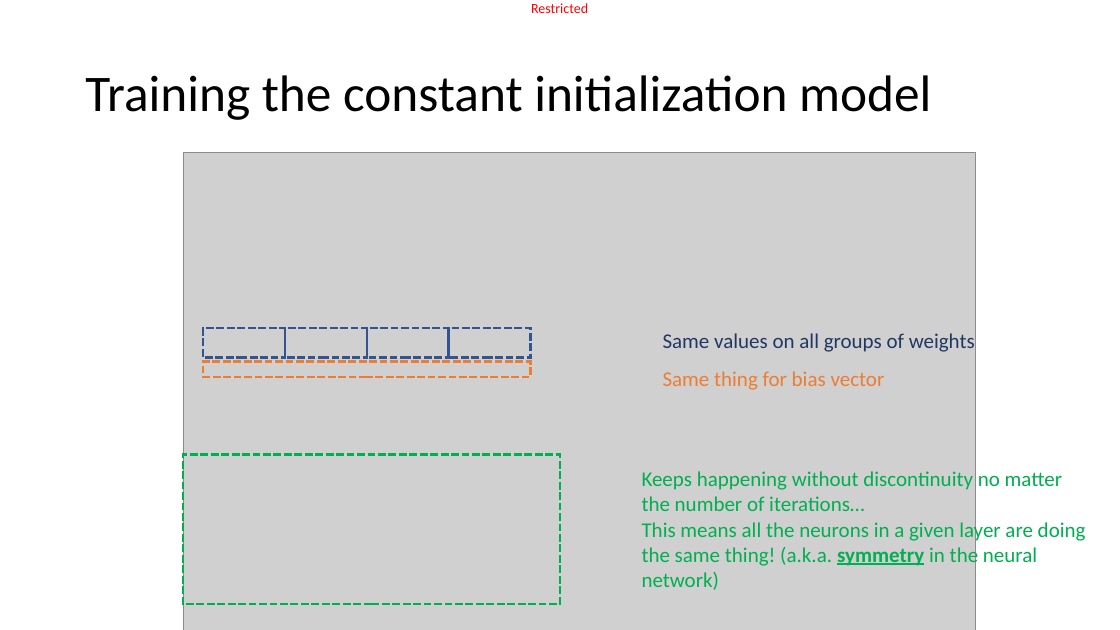
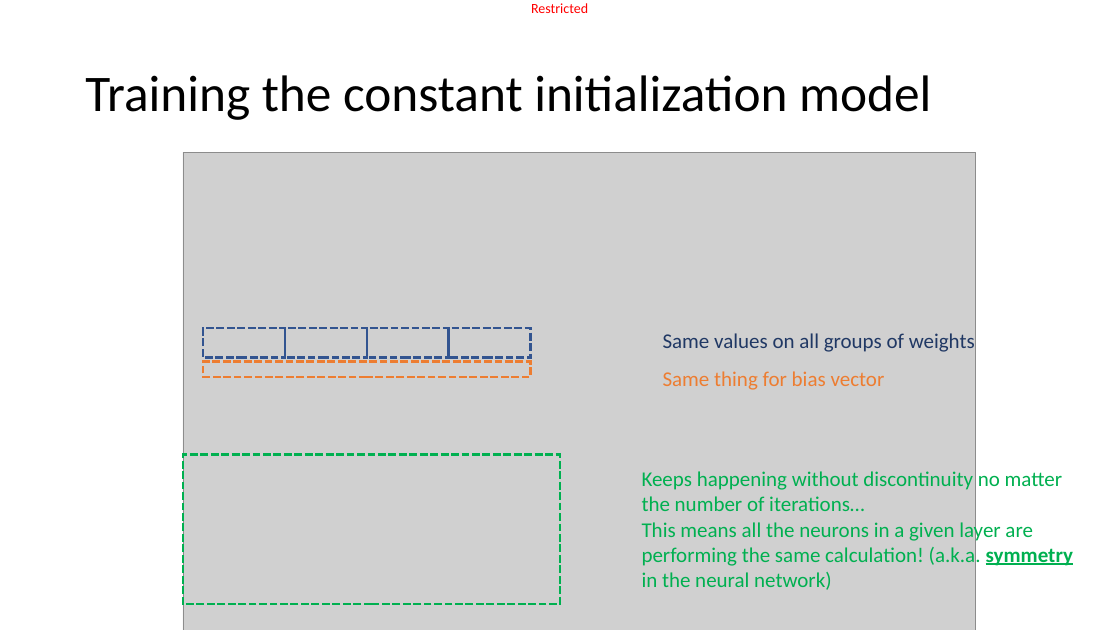
Before and after one commit to matthieudemari/SUTD_DL_50_039, a slide deck: slide 14 of W2/1. W2S1 final/W2S1.pptx. Drawn at 1120x630 pixels with LibreOffice and Linux fonts; fonts in the diff are those of the drawing; grey boxes stand for pictures. Boxes give left, top, right and bottom in pixels: in the first picture for what was removed or moved away, otherwise in the second. Text is boxed around its words. In the diff, an @@ line names an element or a change of style, - is before the commit and + after.

```diff
--- a/W2/1. W2S1 final/W2S1.pptx
+++ b/W2/1. W2S1 final/W2S1.pptx
@@ text at <box>642,519,1073,590</box>: text changed @@
-This means all the neurons in a given layer are doing the same thing! (a.k.a. symmetry in the neural network)
+This means all the neurons in a given layer are performing the same calculation! (a.k.a. symmetry in the neural network)
```
Also in this commit, not shown: 12 other slides changed, 12 other files.
